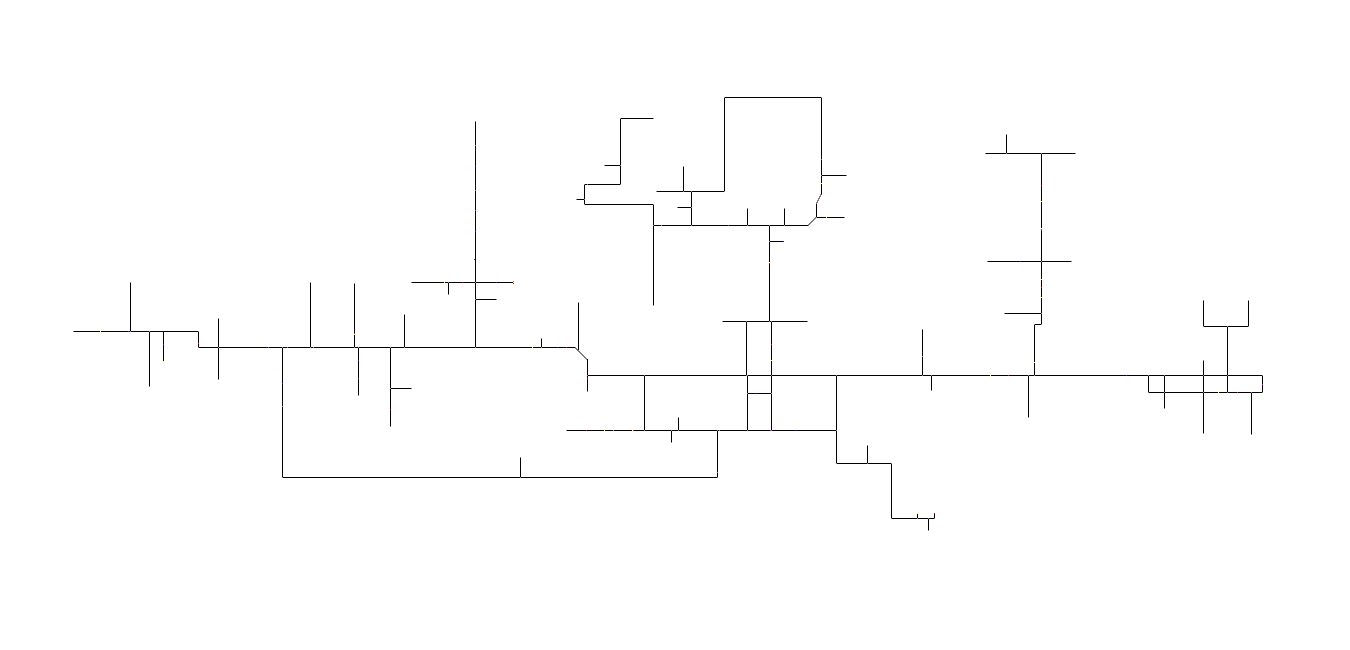
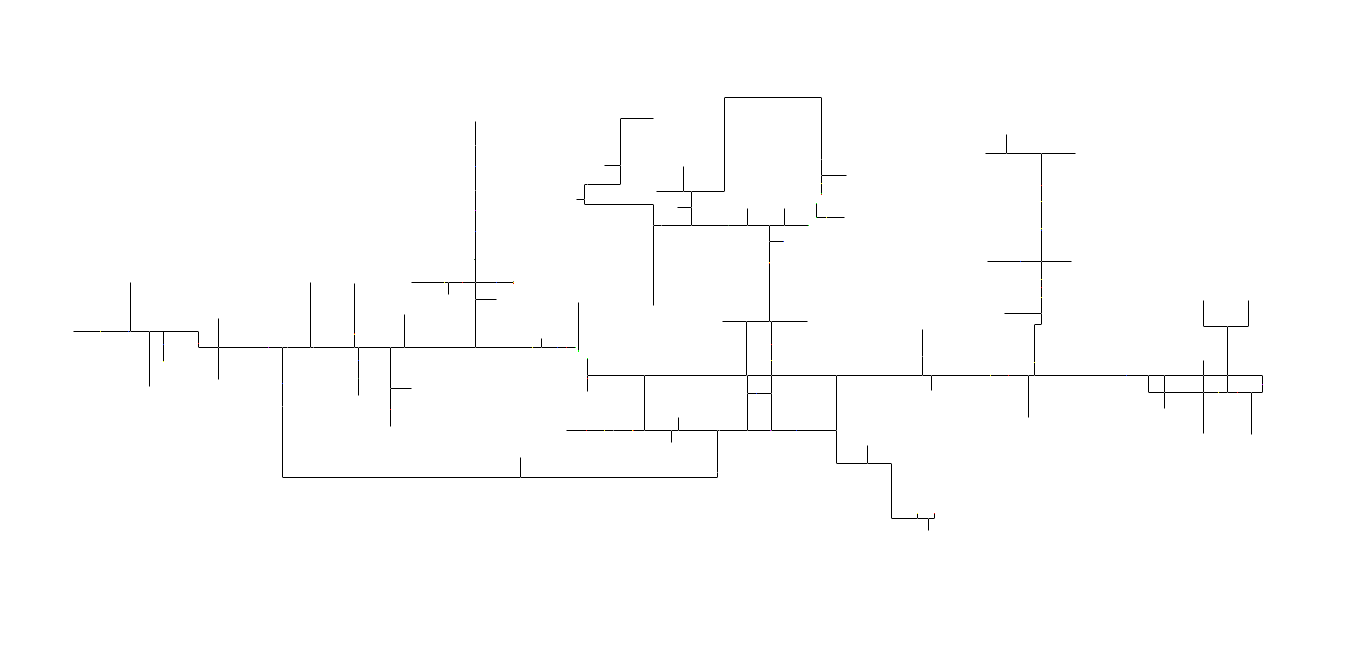
Comparing the layer stacks of the two 1350 × 650 images. Changes:
painted on "Layer" over [575, 193, 822, 360]
